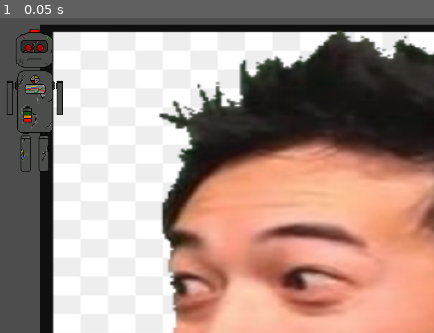
Above: before the commit, frame 1.
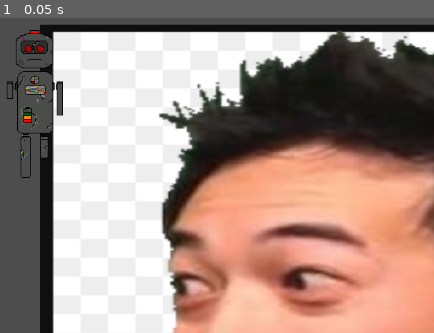
Above: after the commit, the same moment.

Repository: Schimmeltoast08/Project_SNEK
Game: Godot game, scene res://scenes/main_scene.tscn
The game is run twice, just before and just after one commit, with the same random seed, the same clock (stepped at 60 frames per second) and the same inputs.
Inputs:
- Up to frame 1 (0.05 s): no input

The runs differ from the first frame. In frame 1, 0.8% of the frame differs, in the area x 1-15%, y 3-51%.

Commit message:
animation
this "walking down" animation does not work as I need the idle, left, right and up animation from bepo so this works at all

Diff:
--- a/project-snek/scenes/main_scene.tscn
+++ b/project-snek/scenes/main_scene.tscn
@@ -1,7 +1,7 @@
-[gd_scene load_steps=6 format=3 uid="uid://bsp4xibu18oo0"]
+[gd_scene load_steps=16 format=3 uid="uid://bsp4xibu18oo0"]
 
-[ext_resource type="Texture2D" uid="uid://83i01mrnbsjt" path="res://Entety sprites/Robot_MC.png" id="1_2p15c"]
 [ext_resource type="Texture2D" uid="uid://sxcrqqxcub3c" path="res://particles/2024-10-25T20:41:02,860535148+02:00.png" id="1_qij1p"]
+[ext_resource type="Texture2D" uid="uid://cr3yusowhmcrh" path="res://Entety sprites/animation sprites/MC_movement.png" id="3_ewsnv"]
 [ext_resource type="Script" path="res://scenes/camera_2d.gd" id="3_qywno"]
 
 [sub_resource type="GDScript" id="GDScript_isu8i"]
@@ -13,6 +13,7 @@
 func _physics_process(delta: float) -> void:
 	 # movement
 	var direction := Input.get_vector(\"button_a\", \"button_d\", \"button_w\", \"button_s\")
+	velocity = velocity.normalized()
 	velocity = direction * SPEED
 	move_and_slide()
 	# /movement
@@ -21,6 +22,76 @@
 [sub_resource type="CapsuleShape2D" id="CapsuleShape2D_pkm1a"]
 radius = 32.0
 height = 206.0
+
+[sub_resource type="Animation" id="Animation_632s8"]
+resource_name = "down"
+length = 0.8
+loop_mode = 1
+tracks/0/type = "value"
+tracks/0/imported = false
+tracks/0/enabled = true
+tracks/0/path = NodePath("Sprite2D:frame")
+tracks/0/interp = 1
+tracks/0/loop_wrap = true
+tracks/0/keys = {
+"times": PackedFloat32Array(0, 0.2, 0.333333, 0.4),
+"transitions": PackedFloat32Array(1, 1, 1, 1),
+"update": 1,
+"values": [1, 1, 1, 2]
+}
+
+[sub_resource type="Animation" id="Animation_fdj5p"]
+length = 0.001
+tracks/0/type = "value"
+tracks/0/imported = false
+tracks/0/enabled = true
+tracks/0/path = NodePath("Sprite2D:frame")
+tracks/0/interp = 1
+tracks/0/loop_wrap = true
+tracks/0/keys = {
+"times": PackedFloat32Array(0),
+"transitions": PackedFloat32Array(1),
+"update": 1,
+"values": [1]
+}
+
+[sub_resource type="Animation" id="Animation_jxst4"]
+resource_name = "down_animation"
+
+[sub_resource type="AnimationLibrary" id="AnimationLibrary_nnkji"]
+_data = {
+"RESET": SubResource("Animation_fdj5p"),
+"down": SubResource("Animation_632s8"),
+"down_animation": SubResource("Animation_jxst4")
+}
+
+[sub_resource type="AnimationNodeAnimation" id="AnimationNodeAnimation_otnyh"]
+animation = &"down"
+
+[sub_resource type="AnimationNodeAnimation" id="AnimationNodeAnimation_mk2vb"]
+animation = &"down_animation"
+
+[sub_resource type="AnimationNodeAnimation" id="AnimationNodeAnimation_juyjf"]
+animation = &"down_animation"
+
+[sub_resource type="AnimationNodeAnimation" id="AnimationNodeAnimation_2u245"]
+animation = &"down_animation"
+
+[sub_resource type="AnimationNodeBlendSpace2D" id="AnimationNodeBlendSpace2D_5e5pq"]
+blend_point_0/node = SubResource("AnimationNodeAnimation_otnyh")
+blend_point_0/pos = Vector2(0, -0.9)
+blend_point_1/node = SubResource("AnimationNodeAnimation_mk2vb")
+blend_point_1/pos = Vector2(-1, 0)
+blend_point_2/node = SubResource("AnimationNodeAnimation_juyjf")
+blend_point_2/pos = Vector2(0, 0.9)
+blend_point_3/node = SubResource("AnimationNodeAnimation_2u245")
+blend_point_3/pos = Vector2(1, 0)
+blend_mode = 1
+
+[sub_resource type="AnimationNodeStateMachine" id="AnimationNodeStateMachine_0cm0u"]
+states/Walk_down/node = SubResource("AnimationNodeBlendSpace2D_5e5pq")
+states/Walk_down/position = Vector2(406, 82)
+graph_offset = Vector2(-156, -5)
 
 [node name="main" type="Node2D"]
 
@@ -36,9 +107,21 @@
 position = Vector2(0, -9)
 shape = SubResource("CapsuleShape2D_pkm1a")
 
-[node name="Sprite2D" type="Sprite2D" parent="CharacterBody2D"]
-texture = ExtResource("1_2p15c")
-
 [node name="Camera2D" type="Camera2D" parent="CharacterBody2D"]
 position_smoothing_enabled = true
 script = ExtResource("3_qywno")
+
+[node name="Sprite2D" type="Sprite2D" parent="CharacterBody2D"]
+texture = ExtResource("3_ewsnv")
+hframes = 3
+frame = 1
+
+[node name="AnimationPlayer" type="AnimationPlayer" parent="CharacterBody2D"]
+libraries = {
+"": SubResource("AnimationLibrary_nnkji")
+}
+
+[node name="AnimationTree" type="AnimationTree" parent="CharacterBody2D"]
+tree_root = SubResource("AnimationNodeStateMachine_0cm0u")
+anim_player = NodePath("../AnimationPlayer")
+parameters/Walk_down/blend_position = Vector2(0.214626, 0.123894)
Binary file added: project-snek/Entety sprites/animation sprites/MC_movement.png
Not shown, added: project-snek/Entety sprites/animation sprites/MC_movement.png.import
